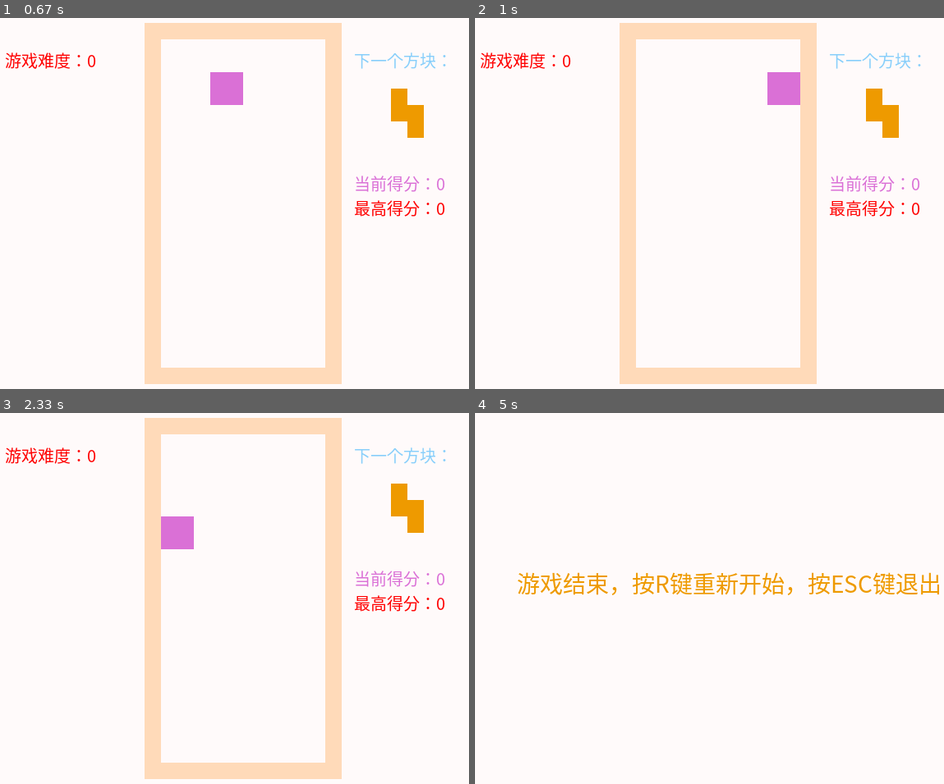
Above: before the commit, frames 1-4 (two rows, left to right).
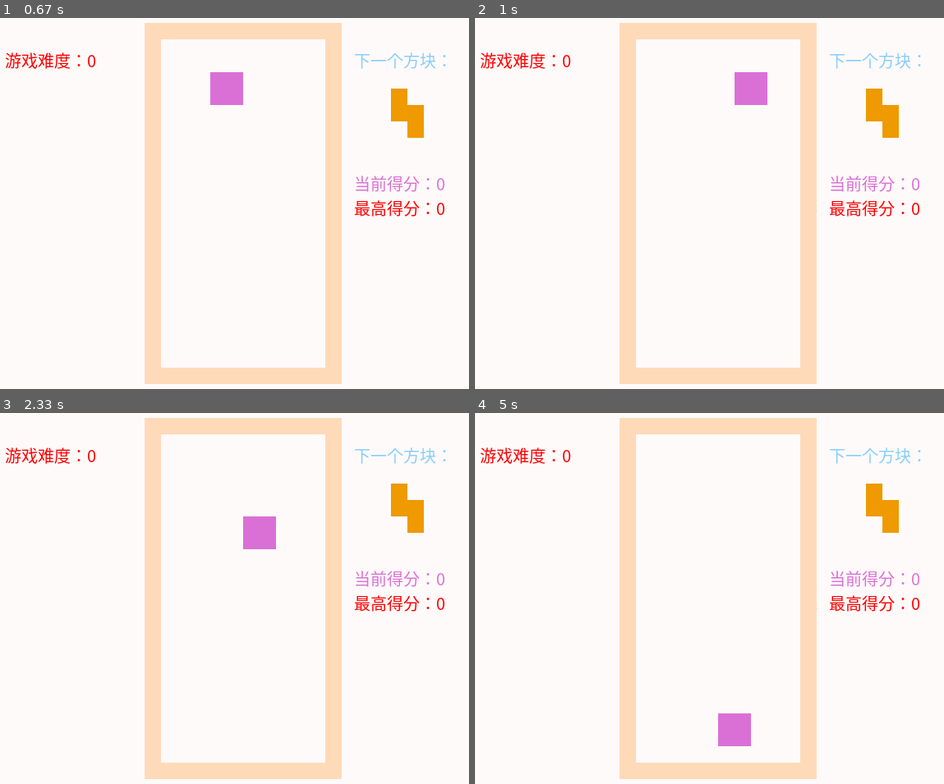
Above: after the commit, the same moments.

Repository: bosichong/PY_RPG
Game: pygame game, started from demo04Tetromino.py
Two runs of this game, one before a commit and one after it. Both use one fixed random seed, a clock stepped at 60 frames per second and the inputs below.
Inputs:
- Up to frame 1 (0.67 s): tap Enter at 0.33 s
- Up to frame 2 (1 s): hold Right from 0.67 s (still down)
- Up to frame 3 (2.33 s): release Right at 1.13 s; hold Up 1.17-1.47 s; hold Right 1.5-1.97 s; hold Left from 2 s (still down)
- Up to frame 4 (5 s): release Left at 2.53 s; hold Down 2.57-2.87 s; hold Left 2.9-3.3 s; hold Right 3.73-4.37 s; hold Down 4.4-4.77 s; hold Left from 4.8 s (still down)

Frame 1 is identical in both runs. In frame 2, 1.2% of the frame differs, in the area x 55-70%, y 14-24%; in frame 3, 1.2%; in frame 4, 14%, in the area x 1-99%, y 1-99%.

Commit message:
修改目录

Diff:
--- a/PygameApp.py
+++ b/PygameApp.py
@@ -61,6 +61,8 @@
 
 
 '''
+
+
 '''
 游戏工具助手类
 
@@ -153,7 +155,7 @@
         self.screen = pygame.display.set_mode(self.resolution)
         self.clock = pygame.time.Clock()
         pygame.display.set_caption(self.title)
-        pygame.key.set_repeat(10)#设置键盘连续响应
+        pygame.key.set_repeat(100)#设置键盘连续响应
 
 
     def run(self):
@@ -185,7 +187,6 @@
         :param screen:游戏中唯一的渲染器
         '''
         self.screen = screen
-        self.update_rate = 24
         self.scenes = []#所有游戏的片段list
         self.id = ''
         self.start = False #每个场景都有一个开关标识，用来控制当前场景是否要开始渲染
--- a/demo01.py
+++ b/demo01.py
@@ -13,10 +13,14 @@
 # “编学编玩”用Pygame编写游戏（6）PY_RPG 一个pygame的简单封装。
 ###################################
 import random
+import math
 
 from PygameApp import *
 
-
+radius =200
+ax = 300
+ay = 250
+position = ax-radius,ay-radius,radius*2,radius*2
 class MainScene(Scene):
     def __init__(self, screen):
         super().__init__(screen)
@@ -26,6 +30,9 @@
     def draw(self):
         self.screen.fill((0,0,0))
         print_text(self.screen,TITLE_h3,250,250,'请按回车键切换到下一屏。')
+
+        pygame.draw.arc(self.screen, RED, position, math.radians(0), math.radians(45), 4)
+
 
     def update(self):
         pass
--- a/demo04Tetromino.py
+++ b/demo04Tetromino.py
@@ -18,11 +18,6 @@
 记得以前用java写过一个tetromino,这么多年了，回头想想，竟然什么都不记得了。。。愿码界的神原谅我的过错，如何用Python来写一个俄罗斯方块游戏呢？
 如果你感兴趣， Follow me, please.
 
-无图无真相，先上图：
-
-![]()
-![]()
-![]()
 
 ## Tetromino游戏构思
 
@@ -34,8 +29,8 @@
 + 下落的方块
 + 游戏中的逻辑
 
-当然，你可以更详细的分出更多的逻辑，但我只想把这个游戏简化，这样我们可以有一处可以开始的入手的地方，其实每次编写游戏的时候，你有没有那种感觉？觉得自己就是上帝是神。
-游戏就是世界，你可以在游戏里创造出一切，当然你得有这个能力，好吧，万能的神，我们何不先创建一个游戏窗口，绘制好游戏中的场景先？
+当然，你可以更详细的分出更多的逻辑，但我只想把这个游戏简化，这样我们可以有一处可以开始的入手的地方，其实每次编写游戏的时候，你有没有那种感觉？
+觉得自己就是上帝是神。游戏就是世界，你可以在游戏里创造出一切，当然你得有这个能力，好吧，万能的神，我们何不先创建一个游戏窗口，绘制好游戏中的场景先？
 
 **友情提示，本系列教程已经进入实例开发，如果你对Pygame,PY_RPG框架不太了解的话，请翻看以前的教程**
 
@@ -105,6 +100,9 @@
 
 
 class MainScnen(Scene):
+    '''
+    游戏开始画面场景
+    '''
     def __init__(self, screen):
         super().__init__(screen)
         self.id = 'mainscnen'
@@ -185,7 +183,7 @@
 
 
     def blow(self, x, y):
-        '''判断方块位置是否合法，在所有的方法中些方法最为重要，应该是些游戏的核心逻辑'''
+        '''判断方块位置是否合法，在所有的方法中此方法最为重要，应该是些游戏的核心逻辑'''
         for a in range(self.piece.template_w):
             for b in range(self.piece.template_h):
                 if (self.piece.shapes[self.piece.type][self.piece.direction][b][a] == 1 and self.board[x + b][
Not shown, added: .gitignore
